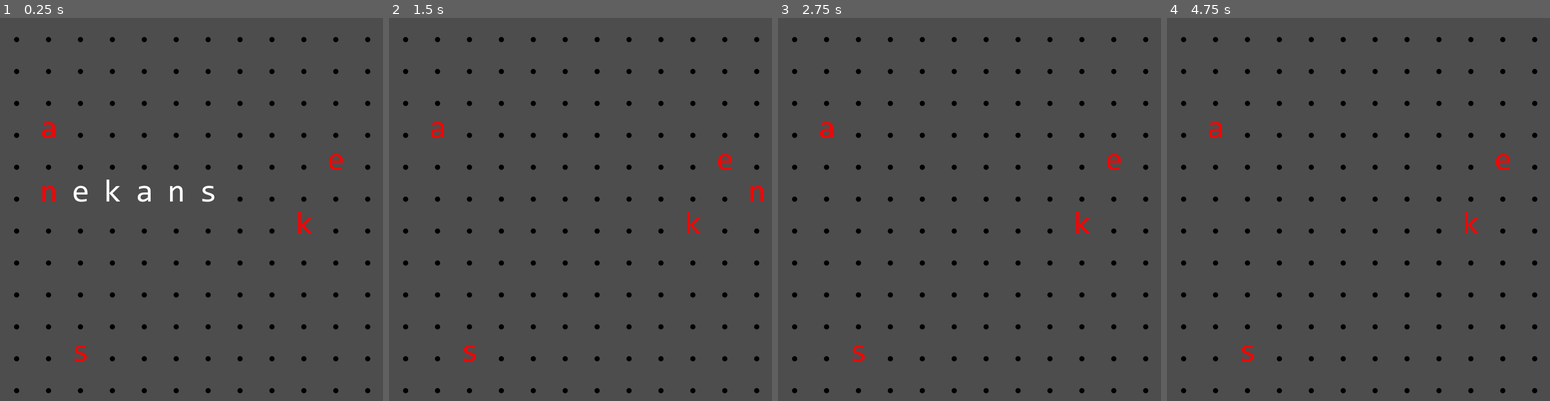
Above: before the commit, frames 1-4 (left to right).
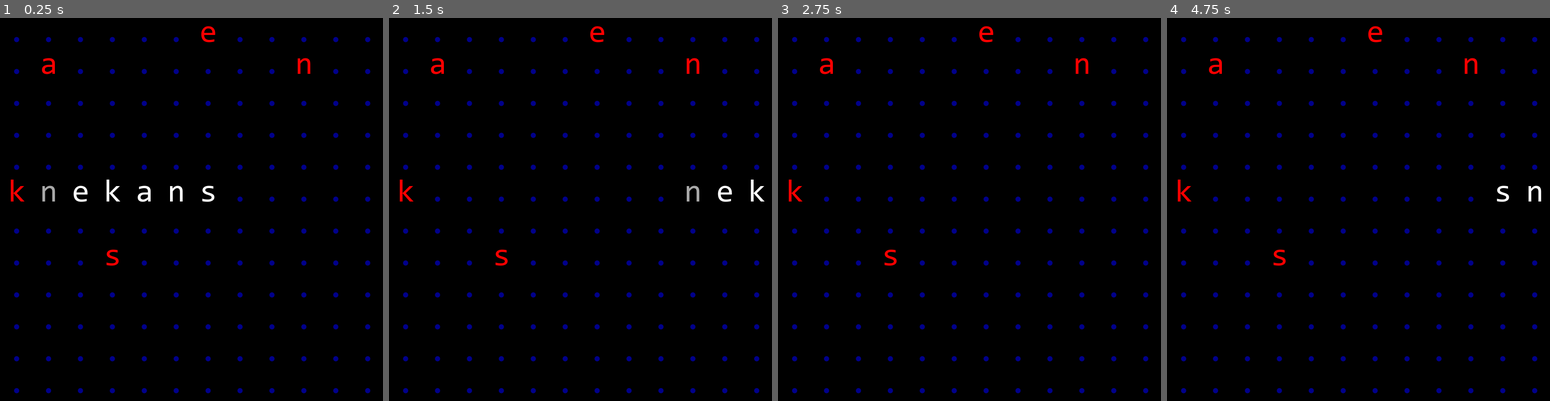
Above: after the commit, the same moments.

Repository: robro/snake_words_gd
Game: Godot game, scene res://scene/gameplay/gameplay.tscn
Two runs of this game, one before a commit and one after it. Both use one fixed random seed, a clock stepped at 60 frames per second and the inputs below.
Inputs:
- Up to frame 1 (0.25 s): no input
- Up to frame 2 (1.5 s): hold Right (Right) 0.53-1.28 s; hold Down (Down) from 1.28 s (still down)
- Up to frame 3 (2.75 s): release Down (Down) at 2.03 s; hold Right (Right) from 2.03 s (still down)
- Up to frame 4 (4.75 s): tap Enter at 2.75, 4.25 s; release Right (Right) at 2.78 s; hold Up (Up) 2.78-3.53 s; tap Space at 3.5 s; hold Left (Left) from 3.53 s (still down)

The runs differ from the first frame. In frame 1, 100% of the frame differs, in the area x 0-100%, y 0-100%; in frame 2, 100%; in frame 3, 100%; in frame 4, 100%.

Commit message:
Enforce spelling

Diff:
--- a/object/food/food_spawner.gd
+++ b/object/food/food_spawner.gd
@@ -28,6 +28,11 @@
 		add_child(food)
 
 
+func clear():
+	for food: Food in get_children():
+		food.queue_free()
+
+
 func remove(food: Food):
 	food.queue_free()
 
--- a/render/grid.gd
+++ b/render/grid.gd
@@ -11,15 +11,19 @@
 @export var font : Font
 ## Represents an empty cell
 @export var empty_char : String = '.'
+## Color of the grid
+@export var char_color : Color = Color.DARK_BLUE
+## Background color
+@export var bg_color : Color = Color.BLACK
 
-var grid_color : Color
+@onready var char_offset := Vector2i(cell_size / 4, cell_size - cell_size / 4)
 
 
 func _ready():
 	assert(font is Font)
 	for y in rows:
 		for x in cols:
-			var cell = Cell.new(empty_char, grid_color)
+			var cell = Cell.new(empty_char, char_color)
 			add_child(cell)
 
 
@@ -34,20 +38,16 @@
 func _draw():
 	var i: int = 0
 	for cell : Cell in get_children():
-		draw_char(
-			font,
-			pos_from_idx(i) * cell_size,
-			cell._char,
-			cell_size,
-			cell._color
-		)
+		var pos = pos_from_idx(i) * cell_size
+		draw_rect(Rect2(pos.x, pos.y, cell_size, cell_size,), bg_color)
+		draw_char(font, pos + char_offset, cell._char, cell_size, cell._color)
 		i += 1
 
 
 func clear():
 	for cell: Cell in get_children():
 		cell._char = empty_char
-		cell._color = grid_color
+		cell._color = char_color
 
 
 func in_grid(pos: Vector2i) -> bool:
--- a/scene/gameplay/gameplay.gd
+++ b/scene/gameplay/gameplay.gd
@@ -2,6 +2,9 @@
 
 @onready var food_spawner : FoodSpawner = $FoodSpawner
 @onready var snake : Snake = $Snake
+
+var target_word := "snake"
+var partial_word := ""
 
 
 func _ready():
@@ -11,7 +14,11 @@
 
 
 func _on_food_spawner_no_food():
-	food_spawner.spawn_food("snake")
+	food_spawner.spawn_food(target_word)
+	var color = Color.WHITE if partial_word == target_word else Color.DARK_GRAY
+	for i in range(len(partial_word)):
+		snake.parts[-i - 1]._color = color
+	partial_word = ""
 
 
 func _on_snake_moved_to(pos: Vector2i):
@@ -19,4 +26,8 @@
 		if food._pos == pos:
 			snake.add_part(food)
 			food_spawner.remove(food)
+			partial_word += food._char
+			if not target_word.begins_with(partial_word):
+				food_spawner.clear()
+
 			return
--- a/scene/gameplay/gameplay.tscn
+++ b/scene/gameplay/gameplay.tscn
@@ -15,10 +15,9 @@
 
 [node name="Snake" type="Node2D" parent="." groups=["drawable"]]
 script = ExtResource("5_56jgj")
-tick = 0.125
+tick = 0.15
 start_pos = Vector2i(5, 5)
 
 [node name="Grid" type="Node2D" parent="."]
-position = Vector2(16, 48)
 script = ExtResource("2_6iphj")
 font = ExtResource("3_pr5mj")
